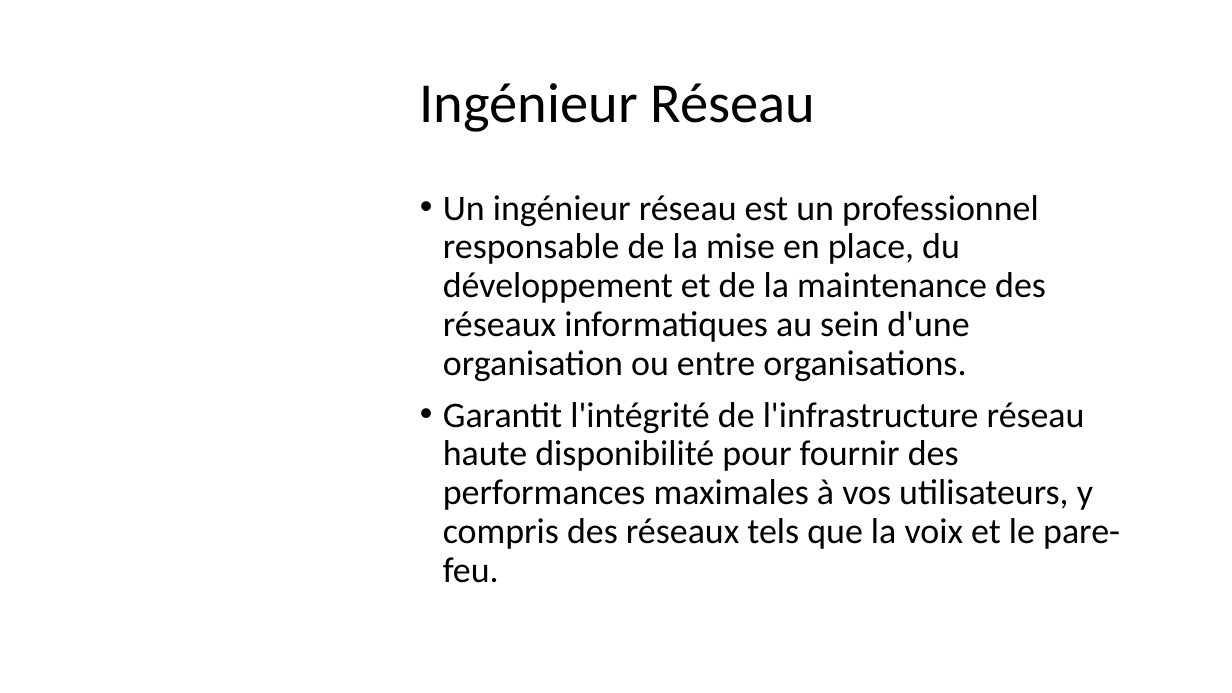
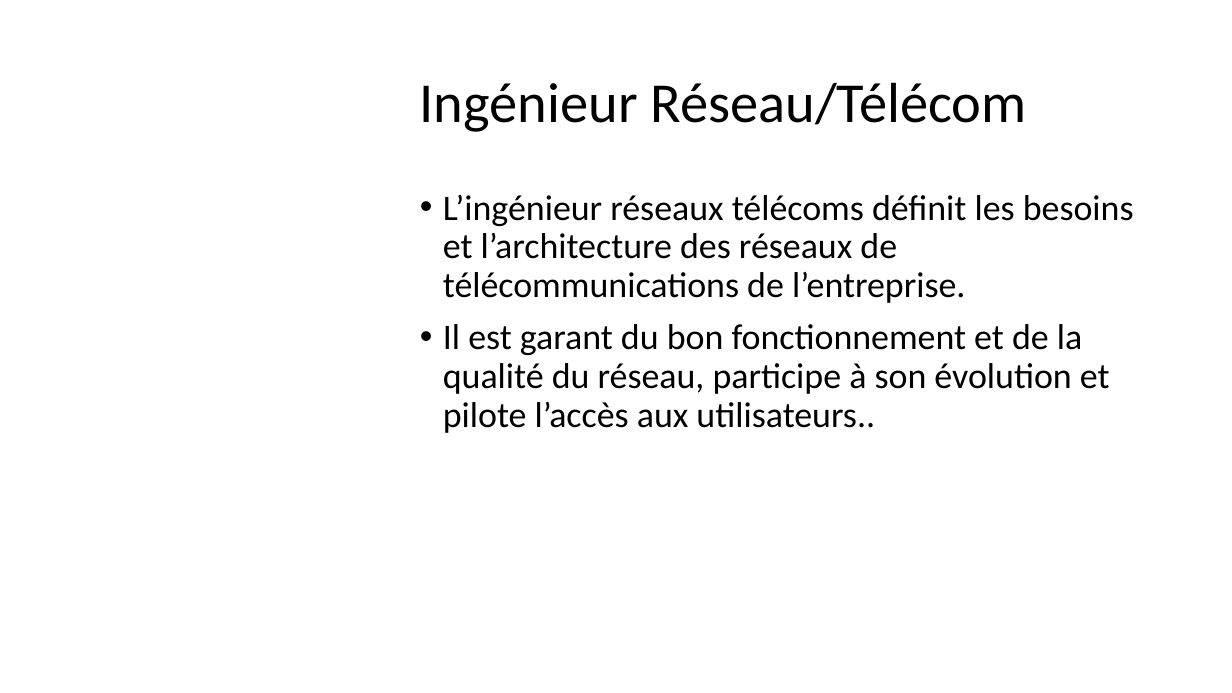
Before and after one commit to Solifred38/cv, a slide deck: slide 28 of Profiles_jobs_it.pptx (slide 20 before the commit). Drawn at 1232x693 pixels with LibreOffice and Linux fonts; fonts in the diff are those of the drawing; background and template pictures are left out. Boxes give left, top, right and bottom in pixels: in the first picture for what was removed or moved away, otherwise in the second. Text is boxed around its words. In the diff, an @@ line names an element or a change of style, - is before the commit and + after.

```diff
--- a/Profiles_jobs_it.pptx
+++ b/Profiles_jobs_it.pptx
@@ title at (x1=420, y1=82, x2=1026, y2=132): text changed @@
-Ingénieur Réseau
+Ingénieur Réseau/Télécom
@@ text at (x1=443, y1=194, x2=1134, y2=433): text changed @@
-• Un ingénieur réseau est un professionnel responsable de la mise en place, du développement et de la maintenance des réseaux informatiques au sein d'une organisation ou entre organisations.
-• Garantit l'intégrité de l'infrastructure réseau haute disponibilité pour fournir des performances maximales à vos utilisateurs, y compris des réseaux tels que la voix et le pare-feu.
+• L’ingénieur réseaux télécoms définit les besoins et l’architecture des réseaux de télécommunications de l’entreprise.
+• Il est garant du bon fonctionnement et de la qualité du réseau, participe à son évolution et pilote l’accès aux utilisateurs..
```
Also in this commit, not shown: 19 other slides changed, 15 slides added.
